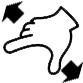
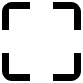
Before/after of a 83 × 83 layered artwork. What changed in the layer stack:
added layer "Auto-Focus" above "Error" over left=2, top=2, right=81, bottom=81
hid "Move" over left=1, top=0, right=83, bottom=83
hid "Up" over left=3, top=6, right=80, bottom=76
